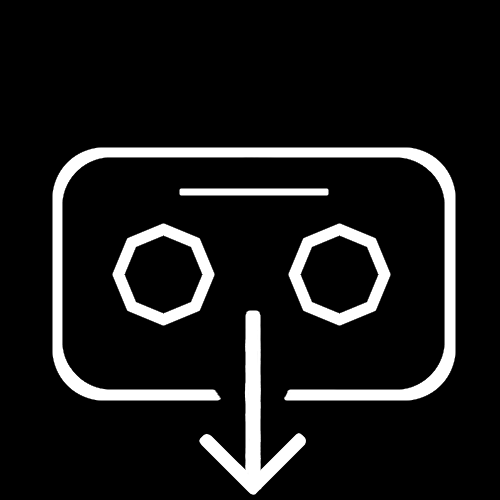
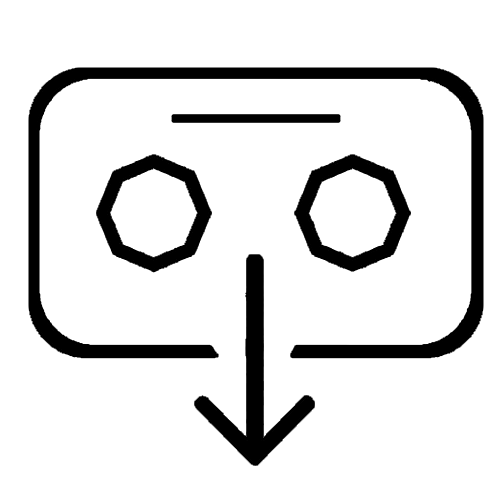
Before/after of a (500, 500) layered artwork. What changed in the layer stack:
painted on "Polígono 4 copia" over (30, 69, 482, 494)
removed layer "Capa 1" over (0, 0, 500, 500)
